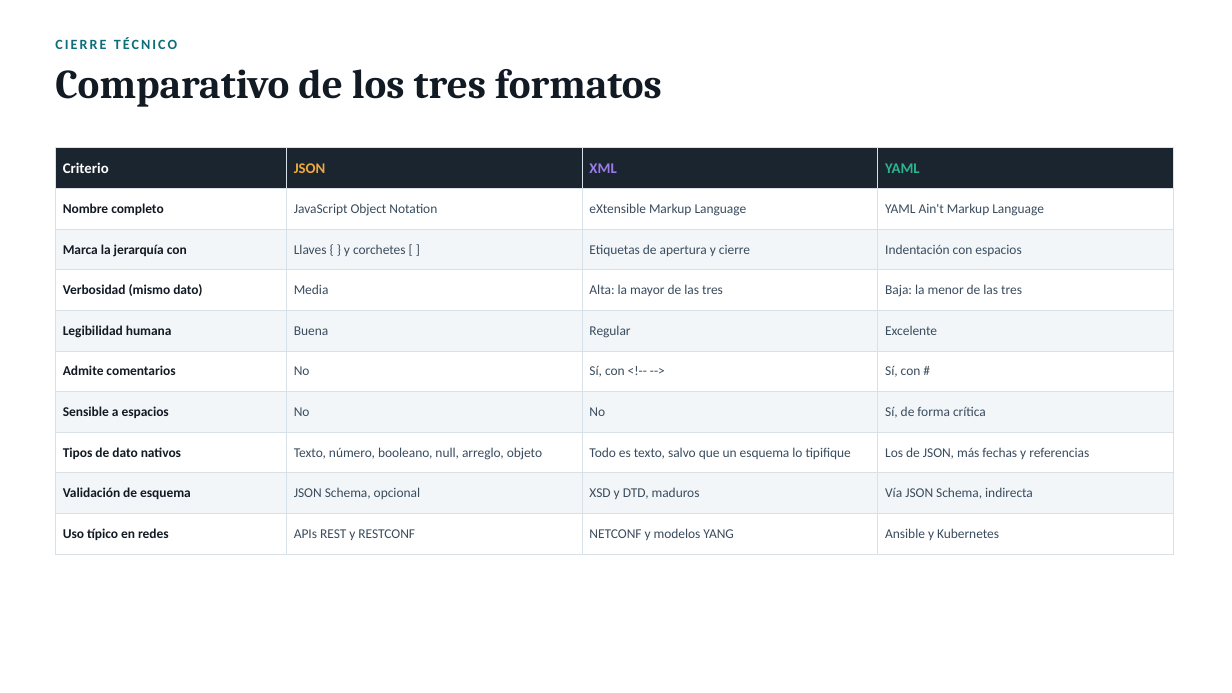
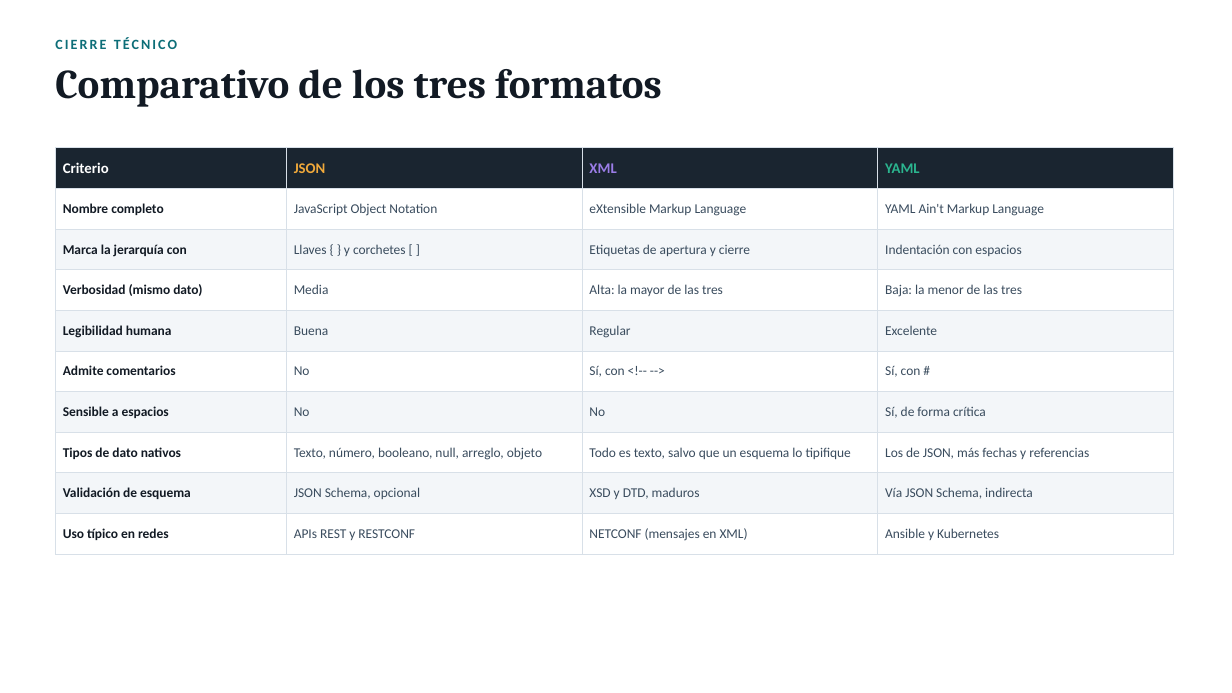
Before and after one commit to CTH-SOLUCIONES/netlab, a slide deck: slide 15 of docs/formatos-datos-automatizacion-redes.pptx. Drawn at 1232x693 pixels with LibreOffice and Linux fonts; fonts in the diff are those of the drawing. Boxes give left, top, right and bottom in pixels: in the first picture for what was removed or moved away, otherwise in the second. Text is boxed around its words. In the diff, an @@ line names an element or a change of style, - is before the commit and + after.

```diff
--- a/docs/formatos-datos-automatizacion-redes.pptx
+++ b/docs/formatos-datos-automatizacion-redes.pptx
@@ table at (x1=55, y1=148, x2=1174, y2=545) @@
-row 10, column 3: NETCONF y modelos YANG
+row 10, column 3: NETCONF (mensajes en XML)
```
Also in this commit, not shown: 8 other slides changed, 2 other files.
